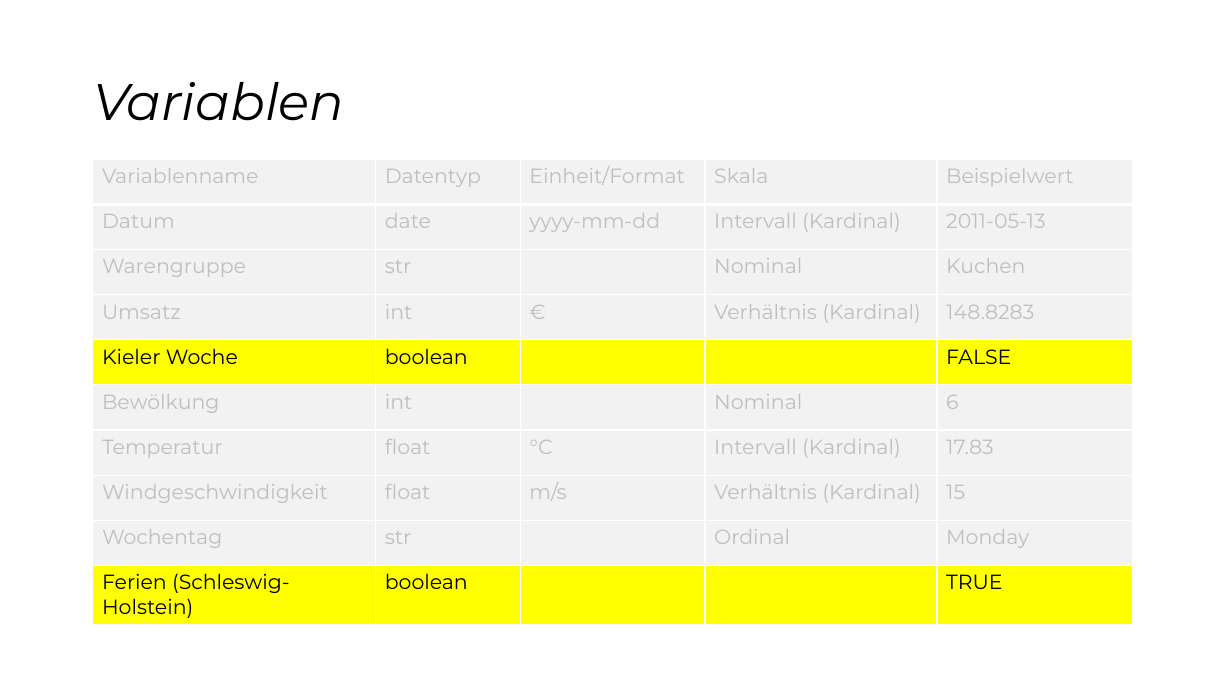
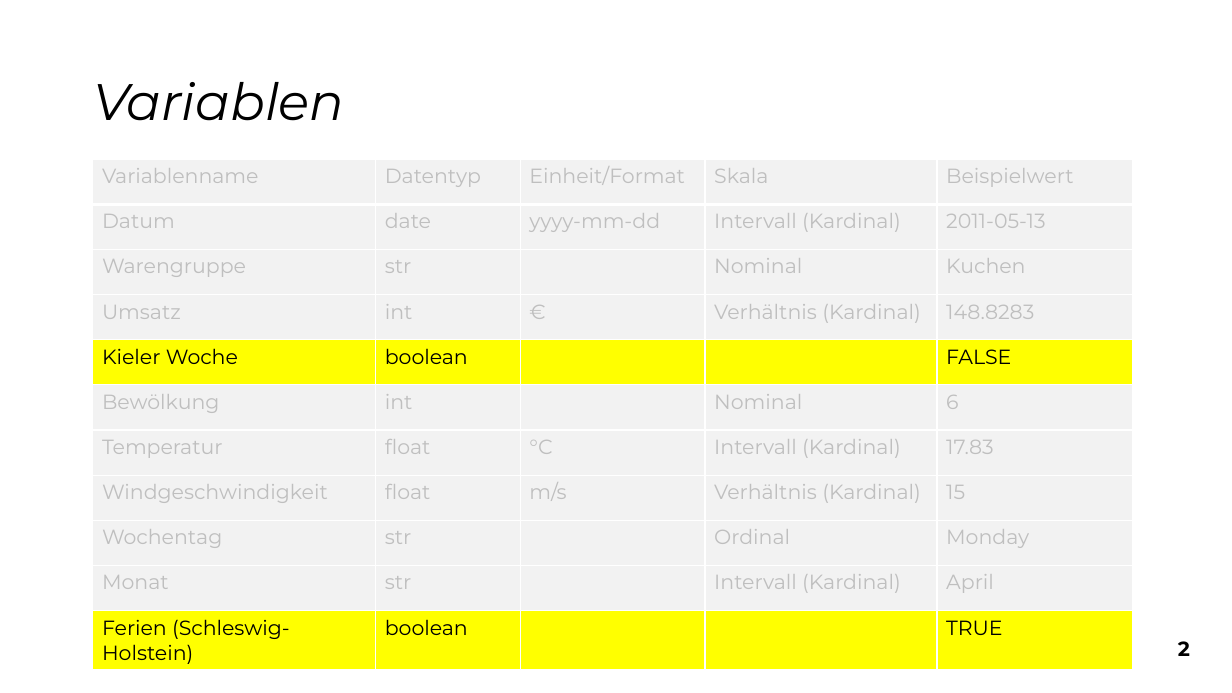
Before and after one commit to snw7/OC1-team-1, a slide deck: slide 3 of praesentation/abschluss-praesentation.pptx. Drawn at 1232x693 pixels with LibreOffice and Linux fonts; fonts in the diff are those of the drawing. Boxes give left, top, right and bottom in pixels: in the first picture for what was removed or moved away, otherwise in the second. Text is boxed around its words. In the diff, an @@ line names an element or a change of style, - is before the commit and + after.

```diff
--- a/praesentation/abschluss-praesentation.pptx
+++ b/praesentation/abschluss-praesentation.pptx
@@ table at (92,159,1133,669) @@
+row 10: Monat | str |  | Intervall (Kardinal) | April
@@ text added at (1178,641,1190,656), 16 pt, text #000000, bold @@
+2
```
Also in this commit, not shown: 11 other slides changed, 1 slide added, 1 other file.
